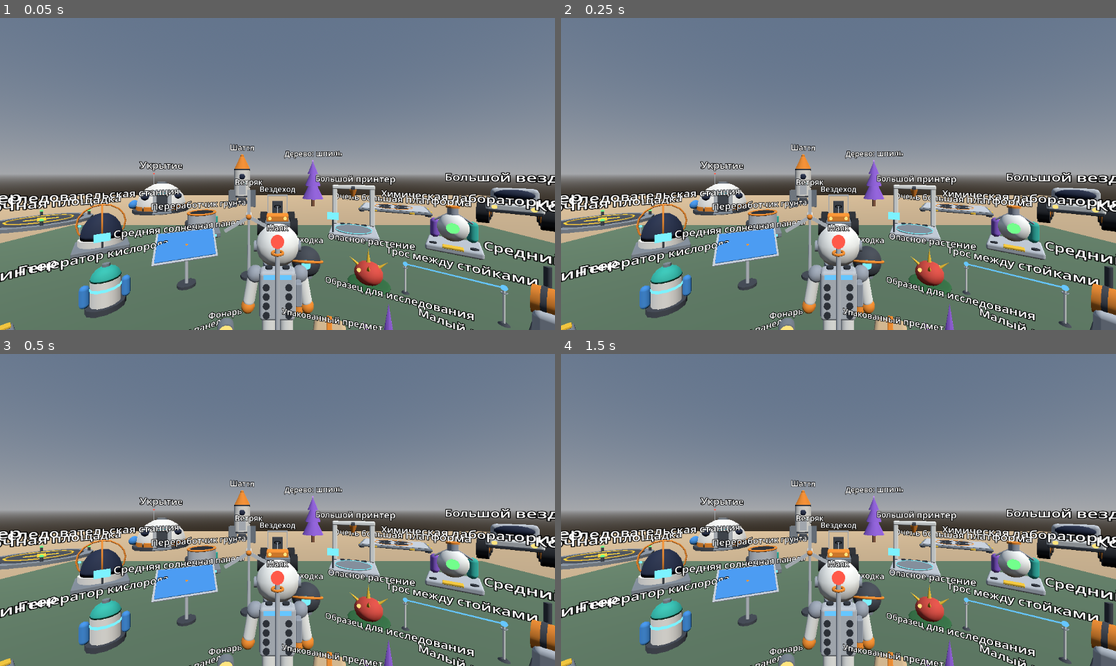
Above: before the commit, frames 1-4 (two rows, left to right).
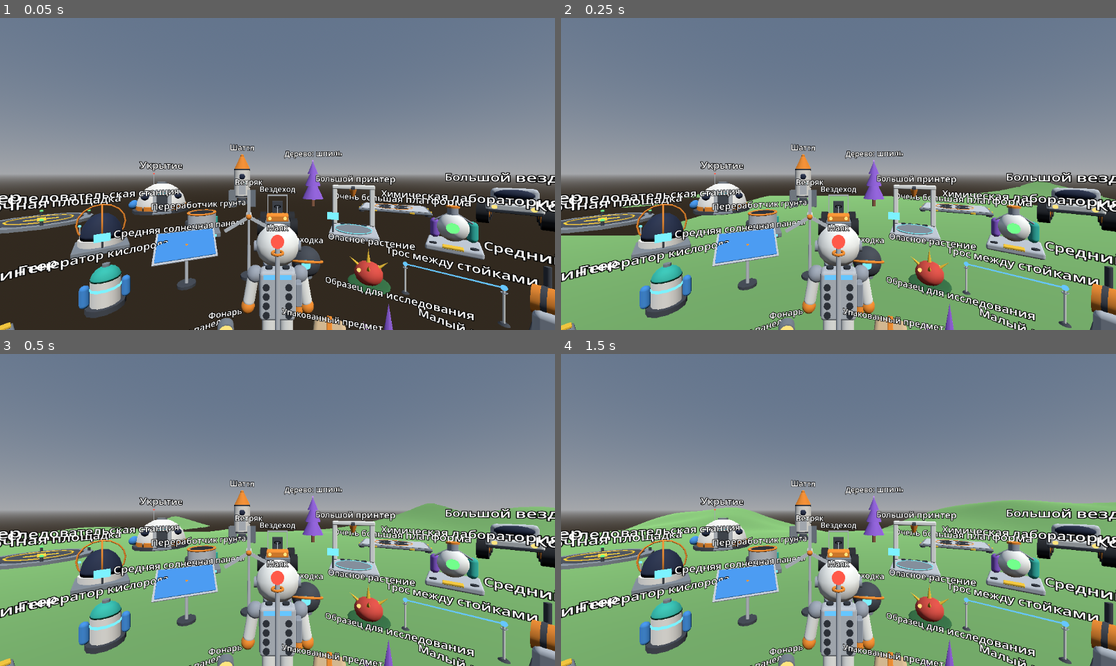
Above: after the commit, the same moments.

Repository: Vano3667/Astro-Planet
Game: Godot game, scene res://main.tscn
Two runs of this game, one before a commit and one after it. Both use one fixed random seed, a clock stepped at 60 frames per second and the inputs below.
Inputs:
- Up to frame 1 (0.05 s): no input
- Up to frame 2 (0.25 s): no input
- Up to frame 3 (0.5 s): no input
- Up to frame 4 (1.5 s): no input

The runs differ from the first frame. In frame 1, 25% of the frame differs, in the area x 0-100%, y 56-100%; in frame 2, 25%; in frame 3, 27%; in frame 4, 29%, in the area x 0-100%, y 46-100%.

Commit message:
Грунт, часть 2: грунт в сцене, персонаж ходит по рельефу, правый контроллер копает (курок) и насыпает (боковая кнопка)

Diff:
--- a/game/main.gd
+++ b/game/main.gd
@@ -1,12 +1,14 @@
 extends Node3D
-# Stage R2, first pass: a third-person character on flat ground.
+# Third-person character on editable ground.
 # Left stick: the character walks relative to where the head looks, the camera rig follows.
 # Right stick left or right: the view turns in steps around the character.
-# A or X: hide and show the model showroom.
+# Right trigger: dig. Right grip: add ground. A or X: hide and show the model showroom.
 # Written without running the engine; see docs/STATUS.md.
 
 const Gallery := preload("res://gallery.gd")
 const Builder := preload("res://models/model_builder.gd")
+const VoxelWorld := preload("res://terrain/voxel_world.gd")
+const DigTool := preload("res://terrain/dig_tool.gd")
 
 # Own values. The reference wiki has no numbers for walking speed.
 const WALK_SPEED := 3.0
@@ -15,10 +17,15 @@
 const SNAP_ANGLE_DEG := 30.0
 const SNAP_PRESS := 0.7
 const SNAP_RELEASE := 0.3
+# The character cannot step onto a ledge higher than this, meters.
+const MAX_STEP_UP := 0.8
+const RISE_SPEED := 6.0
+const FALL_SPEED := 9.0
 # Where the viewpoint is relative to the character at start:
 # the character stands CAM_DISTANCE meters ahead, the viewpoint is raised by CAM_HEIGHT.
 const CAM_DISTANCE := 3.0
 const CAM_HEIGHT := 0.8
+const CAM_FOLLOW := 6.0
 
 @onready var xr_origin: XROrigin3D = $XROrigin3D
 @onready var xr_camera: XRCamera3D = $XROrigin3D/XRCamera3D
@@ -30,14 +37,17 @@
 var _fps_timer: float = 0.0
 var _gallery: Node3D
 var _character: Node3D
+var _terrain: VoxelWorld
+var _tool: DigTool
 var _snap_ready: bool = true
 
 
 func _ready() -> void:
 	# Light direction is set here to avoid a hand-written rotation matrix in the scene file.
 	$Sun.rotation_degrees = Vector3(-50.0, 30.0, 0.0)
-	# The test cube from stage R0 is no longer needed.
+	# The test cube and the flat floor from stage R0 are replaced by the ground.
 	$Cube.visible = false
+	$Floor.visible = false
 
 	_xr_interface = XRServer.find_interface("OpenXR")
 	if _xr_interface and _xr_interface.is_initialized():
@@ -48,15 +58,29 @@
 	else:
 		print("[main] OpenXR is not initialized. Check the headset and Project Settings > XR > OpenXR.")
 
+	_terrain = VoxelWorld.new()
+	_terrain.name = "Terrain"
+	add_child(_terrain)
+
 	_gallery = Gallery.new()
 	_gallery.name = "Gallery"
 	add_child(_gallery)
+	var gallery_ground := _gallery.get_node_or_null("GalleryGround") as Node3D
+	if gallery_ground != null:
+		gallery_ground.visible = false
 	print("[main] gallery nodes: ", _gallery.get_child_count())
 
 	_setup_character()
 	_setup_hand(left_hand, true)
 	_setup_hand(right_hand, false)
 	_setup_wrist_label()
+
+	_tool = DigTool.new()
+	_tool.name = "DigTool"
+	add_child(_tool)
+	_tool.setup(right_hand, _terrain)
+
+	_terrain.set_focus(_character.global_position)
 
 	left_hand.button_pressed.connect(_on_button_pressed)
 	right_hand.button_pressed.connect(_on_button_pressed)
@@ -105,6 +129,7 @@
 func _process(delta: float) -> void:
 	_update_fps(delta)
 	_update_move(delta)
+	_update_ground(delta)
 	_update_snap_turn()
 
 
@@ -112,7 +137,7 @@
 	_fps_timer += delta
 	if _fps_timer >= 0.5:
 		_fps_timer = 0.0
-		fps_label.text = "%d fps\nA / X: модели" % int(Engine.get_frames_per_second())
+		fps_label.text = "%d fps  грунт: %d\nA / X: модели\nкурок: копать\nхват: насыпать" % [int(Engine.get_frames_per_second()), _terrain.pending_count()]
 
 
 func _update_move(delta: float) -> void:
@@ -129,12 +154,34 @@
 	var dir: Vector3 = forward * stick.y + right * stick.x
 	if dir.length() > 1.0:
 		dir = dir.normalized()
-	var step: Vector3 = dir * WALK_SPEED * delta
-	_character.global_position += step
-	xr_origin.global_position += step
 	# The front of the character model looks to -Z.
 	var target_yaw: float = atan2(-dir.x, -dir.z)
 	_character.rotation.y = lerp_angle(_character.rotation.y, target_yaw, clampf(TURN_RATE * delta, 0.0, 1.0))
+	var step: Vector3 = dir * WALK_SPEED * delta
+	var pos: Vector3 = _character.global_position
+	var ahead: float = _terrain.ground_y(pos.x + step.x, pos.z + step.z, pos.y)
+	if ahead - pos.y > MAX_STEP_UP:
+		# A wall or a steep ledge: the character does not walk into it.
+		return
+	_character.global_position = pos + step
+	xr_origin.global_position += step
+
+
+# Keeps the character on the ground and the viewpoint at a fixed height above it.
+func _update_ground(delta: float) -> void:
+	var pos: Vector3 = _character.global_position
+	var ground: float = _terrain.ground_y(pos.x, pos.z, pos.y)
+	var y: float = pos.y
+	if ground > y:
+		y = minf(ground, y + RISE_SPEED * delta)
+	else:
+		y = maxf(ground, y - FALL_SPEED * delta)
+	pos.y = y
+	_character.global_position = pos
+	var rig: Vector3 = xr_origin.global_position
+	rig.y = lerpf(rig.y, y + CAM_HEIGHT, clampf(CAM_FOLLOW * delta, 0.0, 1.0))
+	xr_origin.global_position = rig
+	_terrain.set_focus(pos)
 
 
 func _update_snap_turn() -> void:
--- /dev/null
+++ b/game/terrain/dig_tool.gd
@@ -0,0 +1,84 @@
+extends Node3D
+# Ground tool on one controller. A thin beam shows where the controller points,
+# a ring marks the spot on the ground. Trigger digs, grip adds ground.
+# Written without running the engine; see docs/STATUS.md.
+
+const VoxelWorld := preload("res://terrain/voxel_world.gd")
+
+# Own values: the reference wiki has no numbers for the tool radius or speed.
+const RADIUS := 1.0
+const INTERVAL := 0.15
+const MAX_RANGE := 30.0
+const PRESS := 0.5
+const IDLE_BEAM := 4.0
+
+var _hand: XRController3D
+var _world: VoxelWorld
+var _cursor: MeshInstance3D
+var _beam: MeshInstance3D
+var _cooldown: float = 0.0
+
+
+func setup(hand: XRController3D, world: VoxelWorld) -> void:
+	_hand = hand
+	_world = world
+	var mat := StandardMaterial3D.new()
+	mat.shading_mode = BaseMaterial3D.SHADING_MODE_UNSHADED
+	mat.albedo_color = Color(0.49, 0.95, 1.0)
+
+	var ring := TorusMesh.new()
+	ring.outer_radius = RADIUS
+	ring.inner_radius = RADIUS - 0.05
+	ring.rings = 32
+	ring.ring_segments = 6
+	ring.material = mat
+	_cursor = MeshInstance3D.new()
+	_cursor.name = "Cursor"
+	_cursor.mesh = ring
+	_cursor.visible = false
+	add_child(_cursor)
+
+	var box := BoxMesh.new()
+	box.size = Vector3(0.006, 0.006, 1.0)
+	box.material = mat
+	_beam = MeshInstance3D.new()
+	_beam.name = "Beam"
+	_beam.mesh = box
+	add_child(_beam)
+
+
+func _process(delta: float) -> void:
+	if _hand == null or _world == null:
+		return
+	_cooldown = maxf(0.0, _cooldown - delta)
+	var from: Vector3 = _hand.global_position
+	var dir: Vector3 = -_hand.global_transform.basis.z
+	if dir.length() < 0.001:
+		return
+	dir = dir.normalized()
+	var hit: Dictionary = _world.raycast(from, dir, MAX_RANGE)
+	var is_hit: bool = hit["hit"]
+	var length: float = IDLE_BEAM
+	if is_hit:
+		var pos: Vector3 = hit["position"]
+		length = maxf(from.distance_to(pos), 0.05)
+		_cursor.visible = true
+		_cursor.global_position = pos + Vector3(0.0, 0.06, 0.0)
+		if _cooldown <= 0.0:
+			if _hand.get_float("trigger") > PRESS:
+				_world.edit_sphere(pos + dir * (RADIUS * 0.4), RADIUS, false)
+				_cooldown = INTERVAL
+			elif _hand.get_float("grip") > PRESS:
+				_world.edit_sphere(pos - dir * (RADIUS * 0.4), RADIUS, true)
+				_cooldown = INTERVAL
+	else:
+		_cursor.visible = false
+	_place_beam(from, dir, length)
+
+
+func _place_beam(from: Vector3, dir: Vector3, length: float) -> void:
+	var up := Vector3.UP
+	if absf(dir.y) > 0.98:
+		up = Vector3.RIGHT
+	_beam.global_transform = Transform3D(Basis.looking_at(dir, up), from + dir * (length * 0.5))
+	_beam.scale = Vector3(1.0, 1.0, length)
